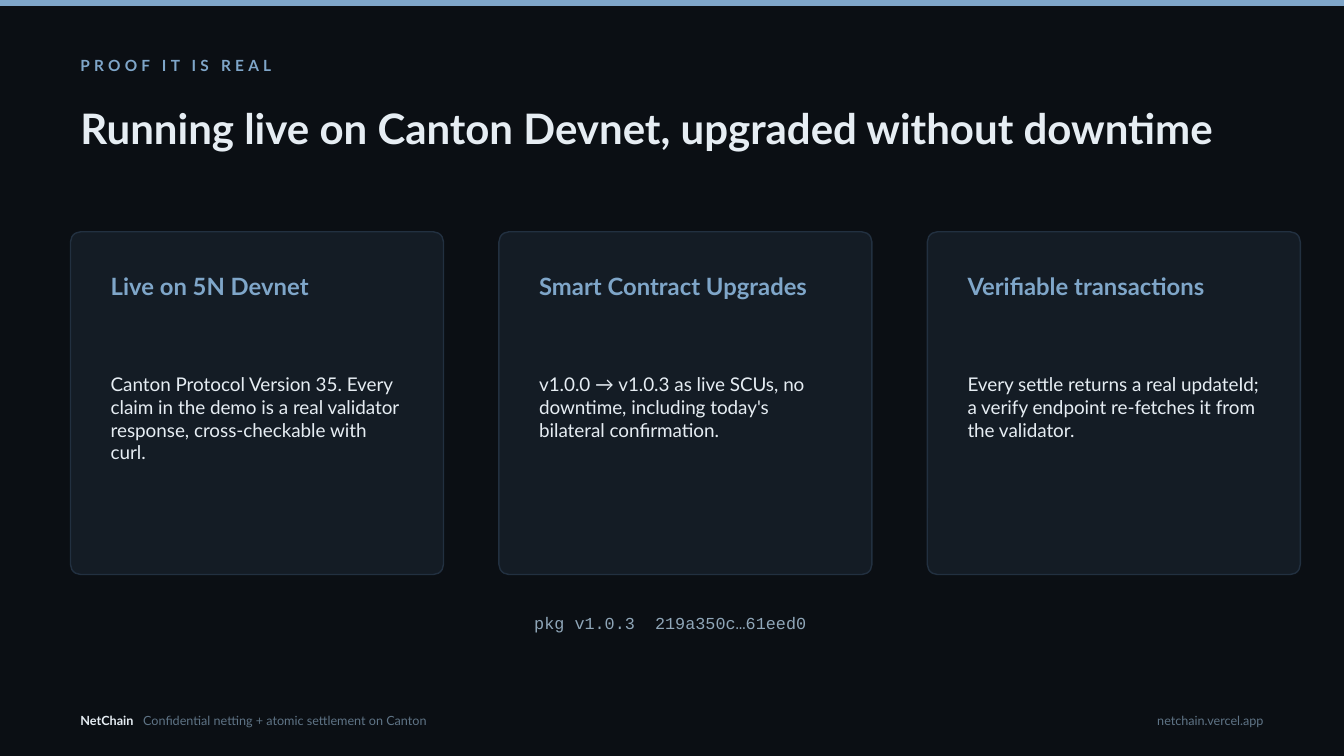
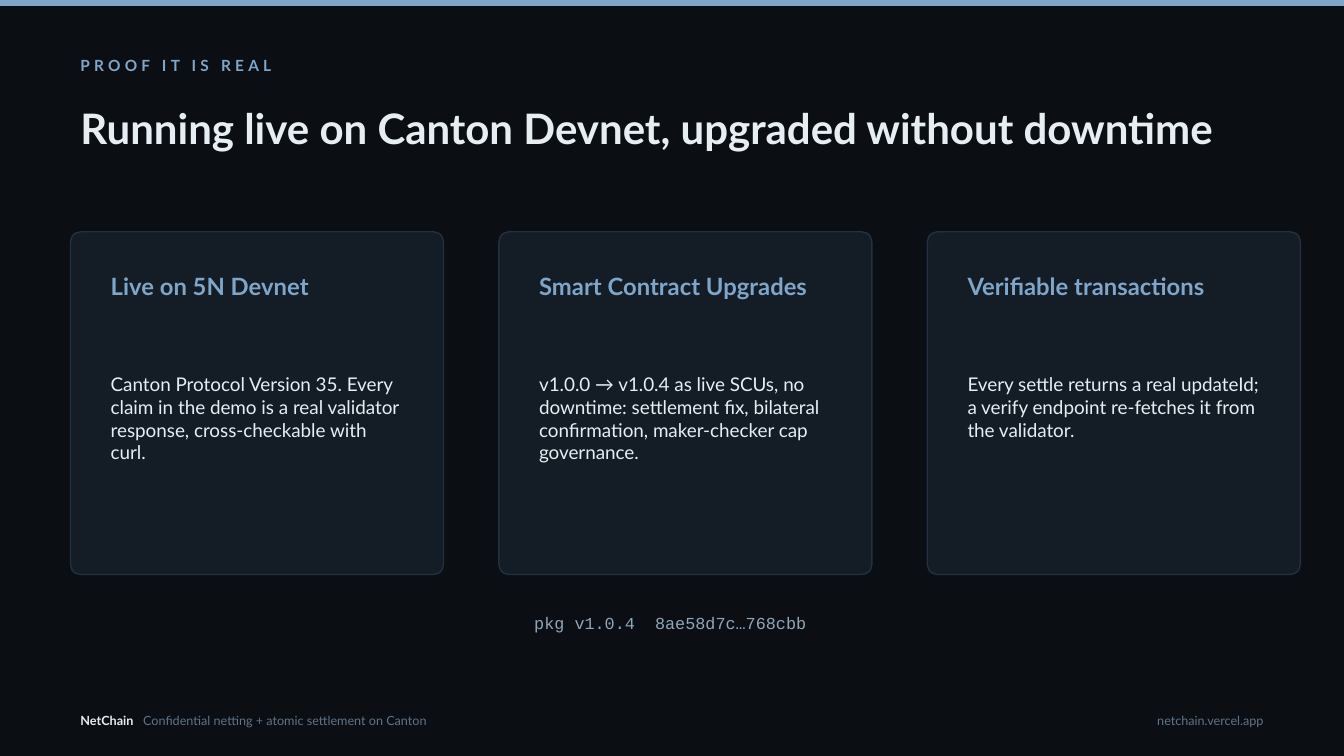
Before and after one commit to manjeetsharma0796/Net-chain, a slide deck: slide 10 of docs/deck/NetChain-Pitch.pptx. Drawn at 1344x756 pixels with LibreOffice and Linux fonts; fonts in the diff are those of the drawing. Boxes give left, top, right and bottom in pixels: in the first picture for what was removed or moved away, otherwise in the second. Text is boxed around its words. In the diff, an @@ line names an element or a change of style, - is before the commit and + after.

Commit message:
feat/docs(T65): MCP cap-governance tools (16), deck + verification pkg id v1.0.4, TASKS T65/T66

```diff
--- a/docs/deck/NetChain-Pitch.pptx
+++ b/docs/deck/NetChain-Pitch.pptx
@@ text at bbox=[539, 377, 820, 463]: text changed @@
-v1.0.0 → v1.0.3 as live SCUs, no downtime, including today's bilateral confirmation.
+v1.0.0 → v1.0.4 as live SCUs, no downtime: settlement fix, bilateral confirmation, maker-checker cap governance.
@@ text at bbox=[534, 617, 806, 633]: text changed @@
-pkg v1.0.3 219a350c…61eed0
+pkg v1.0.4 8ae58d7c…768cbb
```
Also in this commit, not shown: 1 other slide changed, 4 other files.
